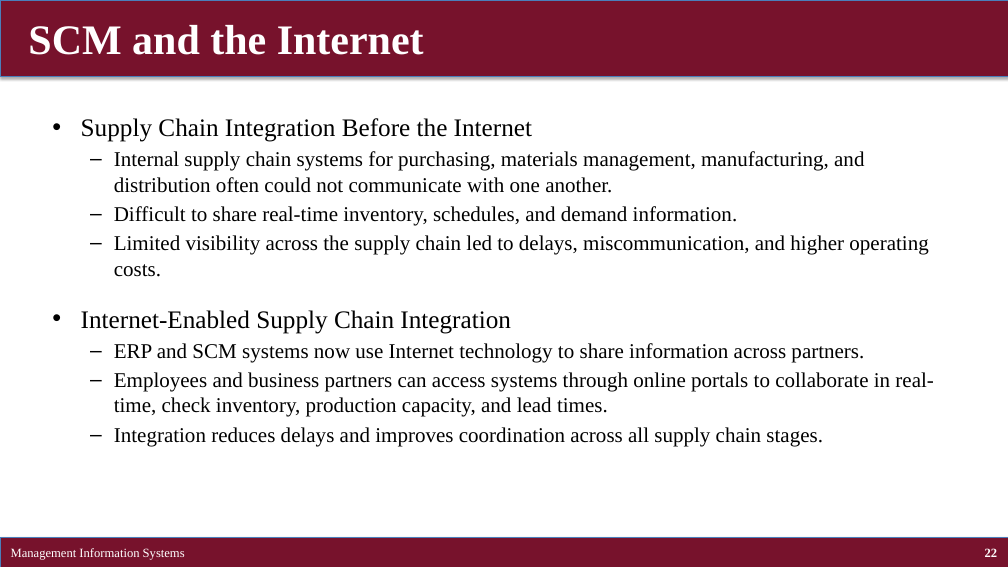
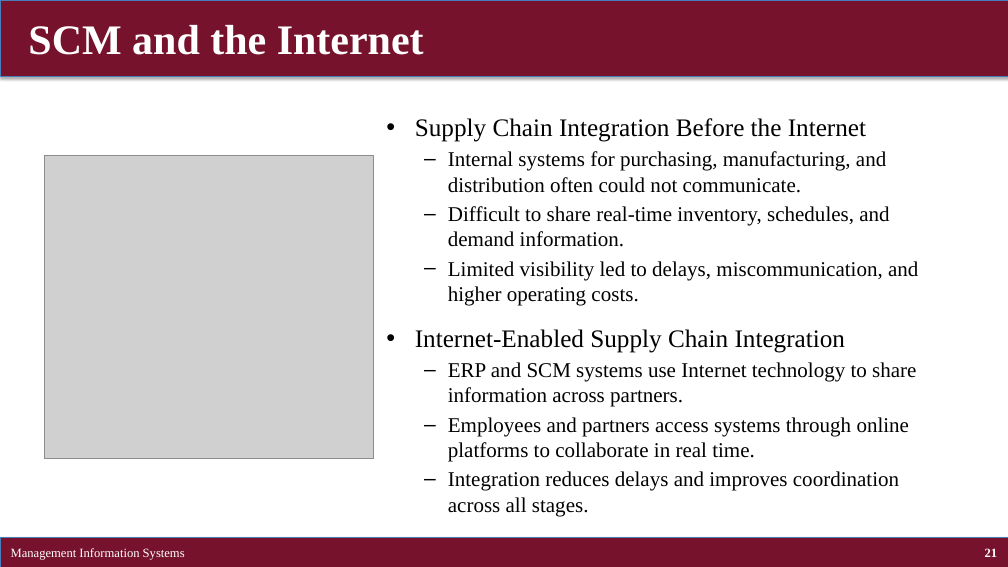
Before and after one commit to brianhwpark/brianhwpark.github.io, a slide deck: slide 21 of files/teaching-resources/concordiacollege-busn-315/busn-315-lecture-note/busn315-ch09.pptx (slide 22 before the commit). Drawn at 1008x567 pixels with LibreOffice and Linux fonts; fonts in the diff are those of the drawing; grey boxes stand for pictures. Boxes give left, top, right and bottom in pixels: in the first picture for what was removed or moved away, otherwise in the second. Text is boxed around its words. In the diff, an @@ line names an element or a change of style, - is before the commit and + after.

```diff
--- a/files/teaching-resources/concordiacollege-busn-315/busn-315-lecture-note/busn315-ch09.pptx
+++ b/files/teaching-resources/concordiacollege-busn-315/busn-315-lecture-note/busn315-ch09.pptx
@@ text "Supply Chain Integration Before the ...": place and size @@
-text "Supply Chain Integration Before the ..." at (81,118,933,447)
+text "Supply Chain Integration Before the ..." at (415,118,918,516)
@@ picture added at (45,156,373,458) @@
@@ text at (448,151,886,193): text changed @@
-  – Internal supply chain systems for purchasing, materials management, manufacturing, and distribution often could not communicate with one another.
+  – Internal systems for purchasing, manufacturing, and distribution often could not communicate.
@@ text at (448,261,918,306): text changed @@
-  – Limited visibility across the supply chain led to delays, miscommunication, and higher operating costs.
+  – Limited visibility led to delays, miscommunication, and higher operating costs.
@@ text at (448,362,916,516): text changed @@
-  – ERP and SCM systems now use Internet technology to share information across partners.
-  – Employees and business partners can access systems through online portals to collaborate in real-time, check inventory, production capacity, and lead times.
-  – Integration reduces delays and improves coordination across all supply chain stages.
+  – ERP and SCM systems use Internet technology to share information across partners.
+  – Employees and partners access systems through online platforms to collaborate in real time.
+  – Integration reduces delays and improves coordination across all stages.
@@ page number at (985,548,998,557): text changed @@
-22
+21
```
Also in this commit, not shown: 30 other slides changed, 2 slides added, 2 slides removed, 14 other files.
